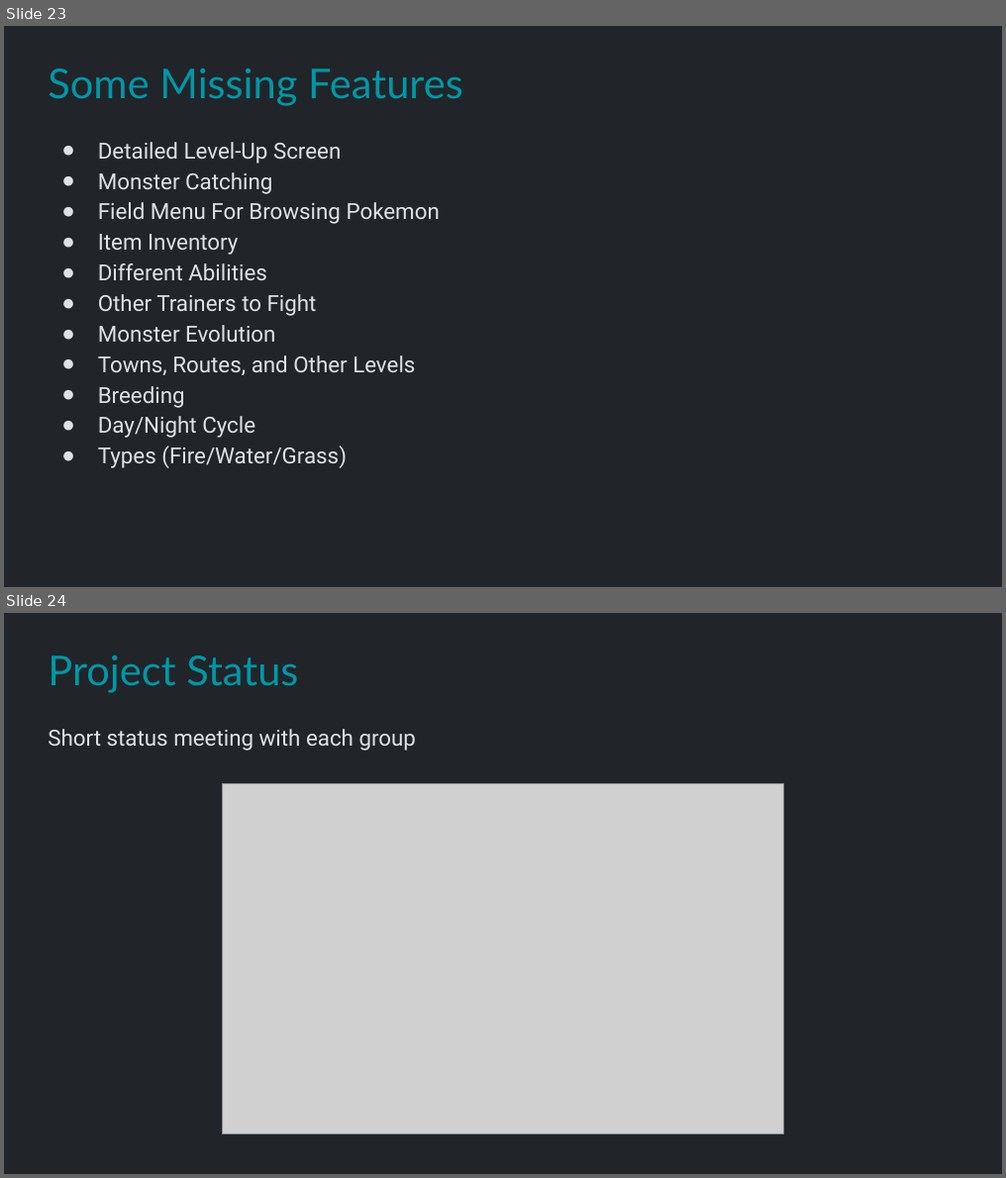
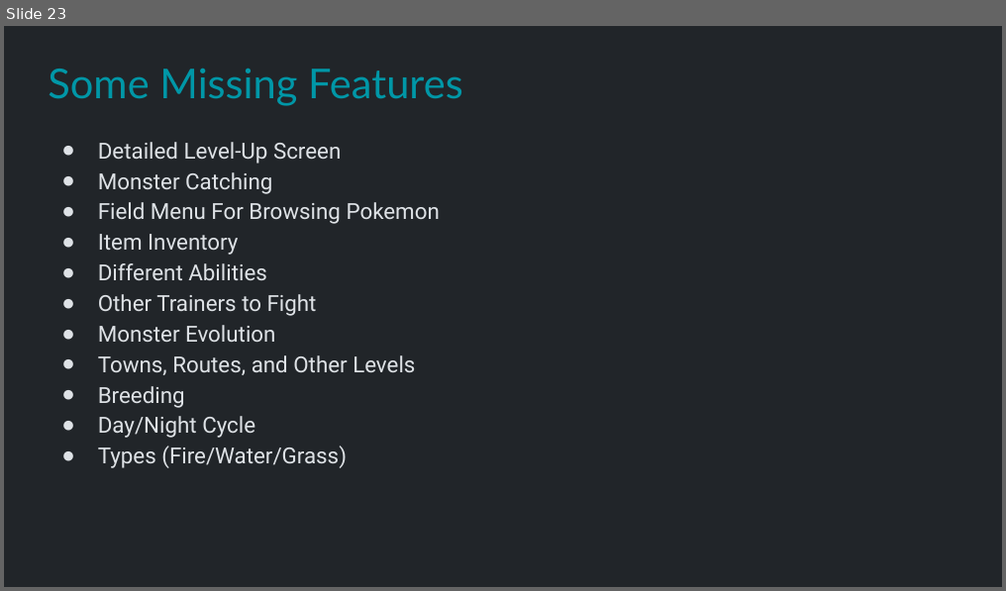
Before and after one commit to Metamate/gar, a slide deck: slides/08 Pokemon.pptx. Shown one above the other, each under a label of ours: slides 23 and 24 before the commit, slide 23 after it. The pictures are 1006x1178 and 1006x591 pixels, drawn with LibreOffice and Linux fonts; fonts in the diff are those of the drawing; grey boxes stand for pictures. Boxes give left, top, right and bottom in pixels: in the first picture for what was removed or moved away, otherwise in the second. Text is boxed around its words. In the diff, an @@ line names an element or a change of style, - is before the commit and + after.

```diff
--- a/slides/08 Pokemon.pptx
+++ b/slides/08 Pokemon.pptx
@@ slide 24 removed at [4, 613, 1002, 1174], background #212529 @@
@@ title removed at [48, 656, 298, 693] @@
-Project Status
@@ text removed at [48, 729, 416, 751] @@
-Short status meeting with each group
@@ picture removed at [223, 783, 784, 1135] @@
```
